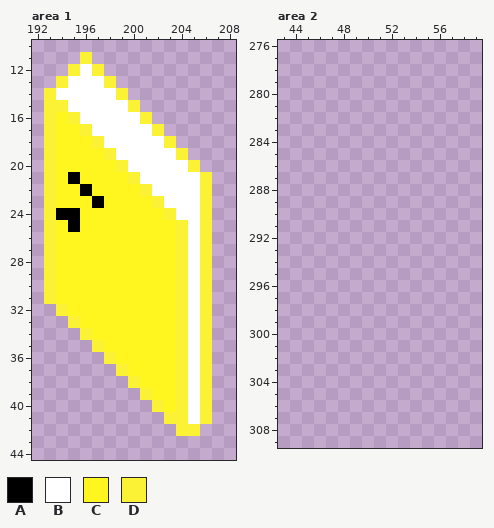
Two states of a pixel-art file, Assets/Sprites/Esenarios/Cuartotios.ase. That is the earlier state.
500x500 pixels, 1 frame. Colours within 5 levels of each other are drawn and written as one. Shown: area 1: x 192..208, y 10..44; area 2: x 43..59, y 276..309. The commit also changed other parts of the picture, which this record leaves out.
Palette (. is transparent): A #000000  B #ffffff  C #fff51f  D #fbf236
Pixels before, area 1, first column x 193:
11 ...D..........
12 ..DBD.........
13 .DBBBD........
14 DBBBBBD.......
15 DDBBBBBD......
16 DCDBBBBBD.....
17 DCCDBBBBBD....
18 DCCCDBBBBBD...
19 DCCCCDBBBBBD..
20 DCCCCCDBBBBBD.
21 DCACCCCDBBBBBD
22 DCCACCCCDBBBBD
23 DCCCACCCCDBBBD
24 DAACCCCCCCDBBD
25 DCACCCCCCCCDBD
26 DCCCCCCCCCCDBD
27 DCCCCCCCCCCDBD
28 DCCCCCCCCCCDBD
29 DCCCCCCCCCCDBD
30 DCCCCCCCCCCDBD
31 DCCCCCCCCCCDBD
32 .DCCCCCCCCCDBD
33 ..DCCCCCCCCDBD
34 ...DCCCCCCCDBD
35 ....DCCCCCCDBD
36 .....DCCCCCDBD
37 ......DCCCCDBD
38 .......DCCCDBD
39 ........DCCDBD
40 .........DCDBD
41 ..........DDBD
42 ...........DD.
The same view after the edit:
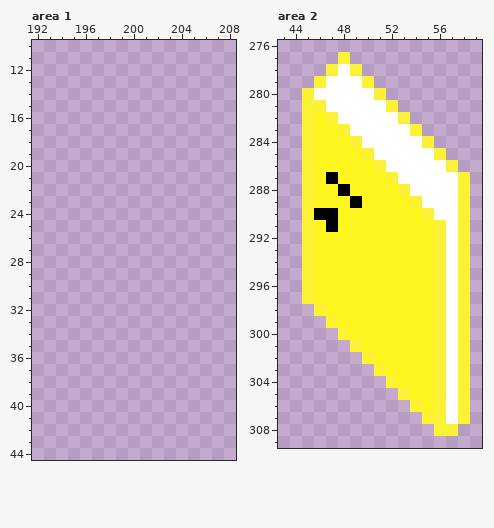
From old to new:
Changed rows in their new state; - is an unchanged pixel.
Area 1:
first column x 193:
11 ---.----------
12 --...---------
13 -.....--------
14 .......-------
15 ........------
16 .........-----
17 ..........----
18 ...........---
19 ............--
20 .............-
21 ..............
22 ..............
23 ..............
24 ..............
25 ..............
26 ..............
27 ..............
28 ..............
29 ..............
30 ..............
31 ..............
32 -.............
33 --............
34 ---...........
35 ----..........
36 -----.........
37 ------........
38 -------.......
39 --------......
40 ---------.....
41 ----------....
42 -----------..-
Area 2:
first column x 45:
277 ---D----------
278 --DBD---------
279 -DBBBD--------
280 DBBBBBD-------
281 DDBBBBBD------
282 DCDBBBBBD-----
283 DCCDBBBBBD----
284 DCCCDBBBBBD---
285 DCCCCDBBBBBD--
286 DCCCCCDBBBBBD-
287 DCACCCCDBBBBBD
288 DCCACCCCDBBBBD
289 DCCCACCCCDBBBD
290 DAACCCCCCCDBBD
291 DCACCCCCCCCDBD
292 DCCCCCCCCCCDBD
293 DCCCCCCCCCCDBD
294 DCCCCCCCCCCDBD
295 DCCCCCCCCCCDBD
296 DCCCCCCCCCCDBD
297 DCCCCCCCCCCDBD
298 -DCCCCCCCCCDBD
299 --DCCCCCCCCDBD
300 ---DCCCCCCCDBD
301 ----DCCCCCCDBD
302 -----DCCCCCDBD
303 ------DCCCCDBD
304 -------DCCCDBD
305 --------DCCDBD
306 ---------DCDBD
307 ----------DDBD
308 -----------DD-
